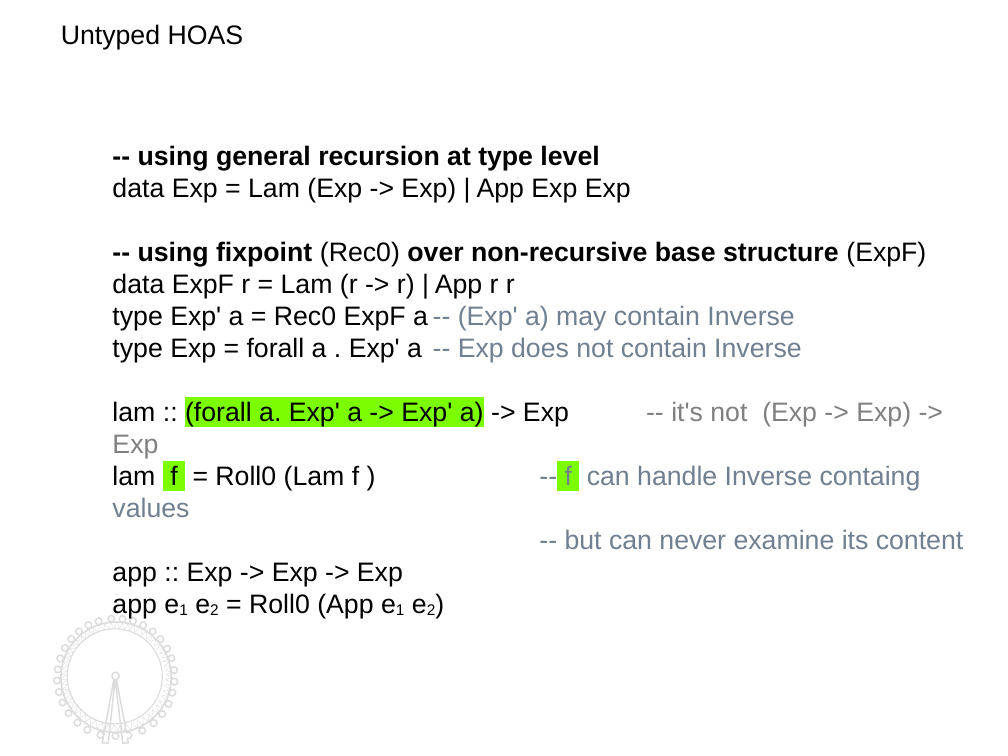
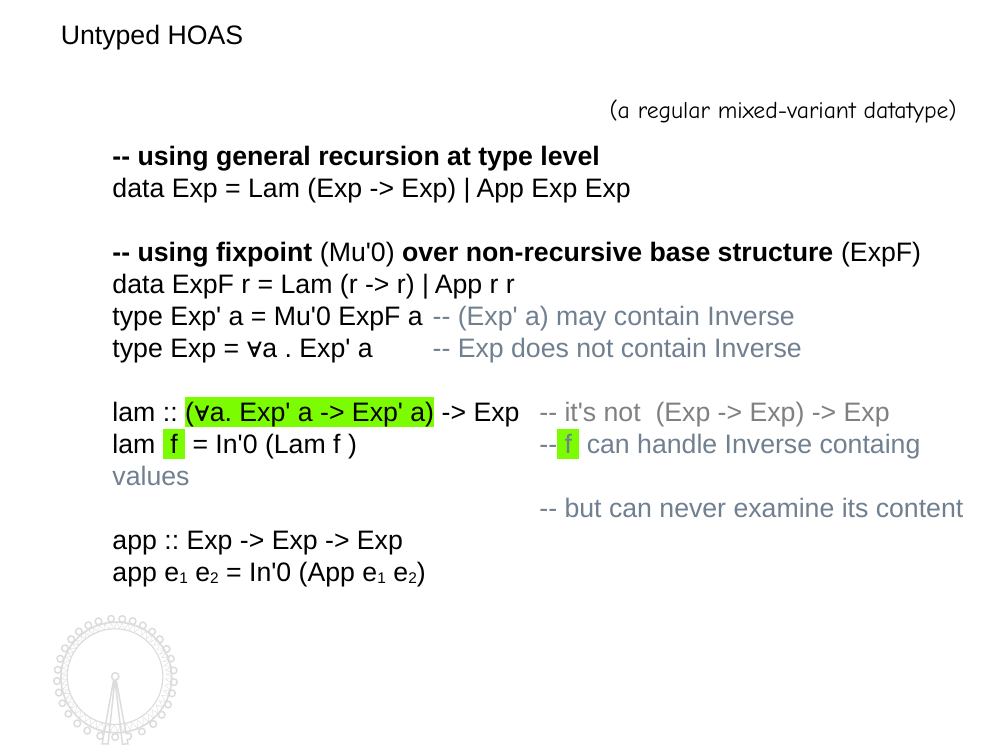
Before and after one commit to kyagrd/naxPapers, a slide deck: slide 9 of draft/TYPES13/ppt/myslide.odp (slide 8 before the commit). Drawn at 1008x756 pixels with LibreOffice and Linux fonts; fonts in the diff are those of the drawing. Boxes give left, top, right and bottom in pixels: in the first picture for what was removed or moved away, otherwise in the second. Text is boxed around its words. In the diff, an @@ line names an element or a change of style, - is before the commit and + after.

```diff
--- a/draft/TYPES13/ppt/myslide.odp
+++ b/draft/TYPES13/ppt/myslide.odp
@@ text added at <box>610,99,957,123</box>, 16 pt, text #000000 @@
+(a regular mixed-variant datatype)
@@ text at <box>138,241,921,266</box>: text changed @@
--- using fixpoint (Rec0) over non-recursive base structure (ExpF)
+-- using fixpoint (Mu'0) over non-recursive base structure (ExpF)
@@ text at <box>112,305,921,485</box>: text changed; text colour #000000 to #708090 @@
-type Exp' a = Rec0 ExpF a -- (Exp' a) may contain Inverse
-type Exp = forall a . Exp' a -- Exp does not contain Inverse
-lam :: (forall a. Exp' a -> Exp' a) -> Exp -- it's not (Exp -> Exp) -> Exp
-lam f = Roll0 (Lam f ) -- f can handle Inverse containg values
+type Exp' a = Mu'0 ExpF a -- (Exp' a) may contain Inverse
+type Exp = ∀a . Exp' a -- Exp does not contain Inverse
+lam :: (∀a. Exp' a -> Exp' a) -> Exp -- it's not (Exp -> Exp) -> Exp
+lam f = In'0 (Lam f ) -- f can handle Inverse containg values
@@ text at <box>112,561,355,586</box>: text changed @@
-app e1 e2 = Roll0 (App e1 e2)
+app e1 e2 = In'0 (App e1 e2)
@@ freeform shape at <box>53,616,177,745</box>: outline redrawn @@
```
Also in this commit, not shown: 10 other slides changed, 4 slides added, 3 slides removed.
